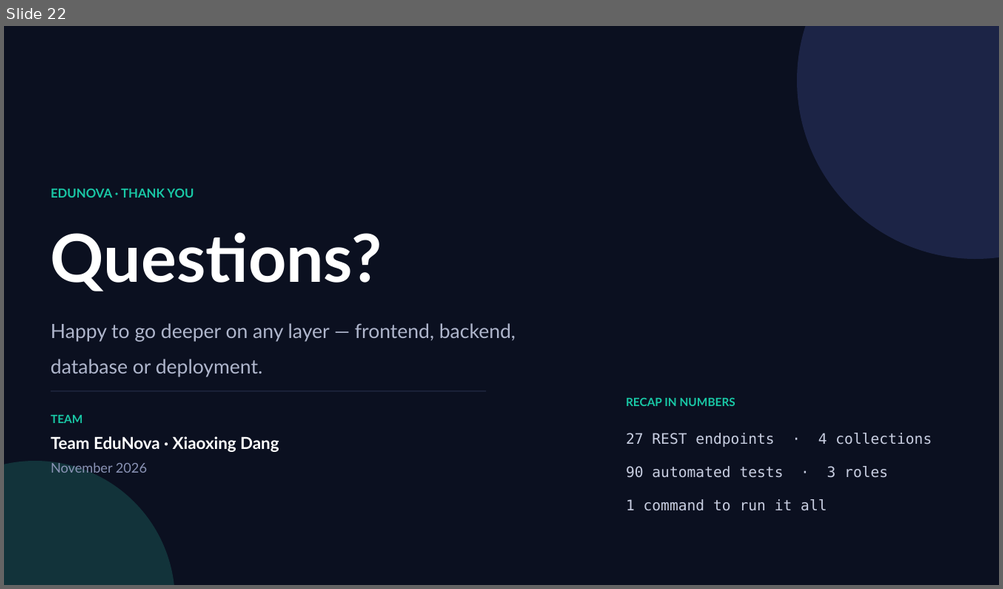
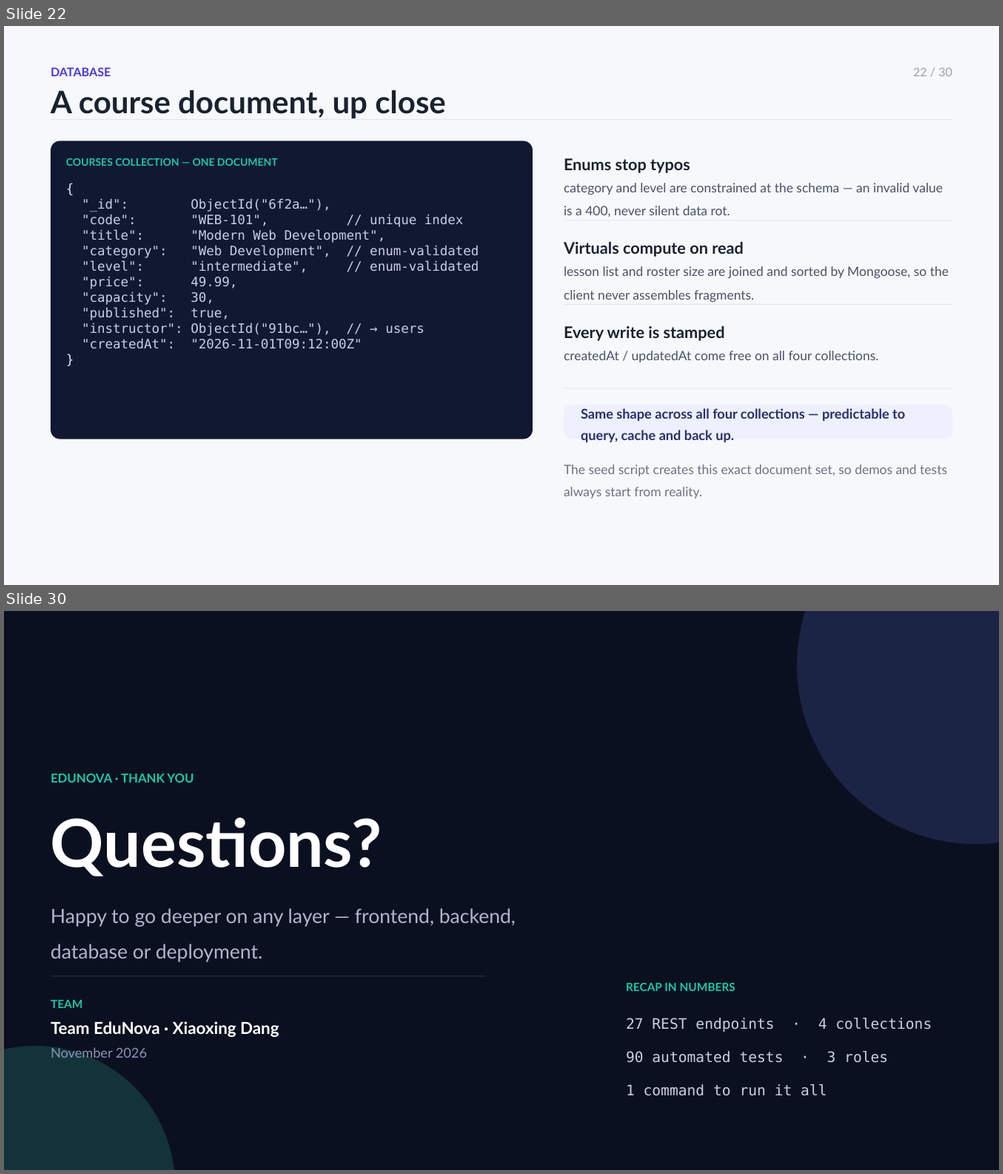
Before and after one commit to jackdangdev/LMS-web, a slide deck: docs/EduNova-Customer-Presentation.pptx. Shown one above the other, each under a label of ours: slide 22 before the commit, slides 22 and 30 after it; the slides between them are not shown. The pictures are 1003x589 and 1003x1174 pixels, drawn with LibreOffice and Linux fonts; fonts in the diff are those of the drawing. Boxes give left, top, right and bottom in pixels: in the first picture for what was removed or moved away, otherwise in the second. Text is boxed around its words. In the diff, an @@ line names an element or a change of style, - is before the commit and + after.

```diff
--- a/docs/EduNova-Customer-Presentation.pptx
+++ b/docs/EduNova-Customer-Presentation.pptx
@@ slide 22 added at box(4, 26, 999, 585), background #F7F8FC @@
@@ text added at box(51, 67, 111, 76), 11.5 pt, text #4A3AE0, bold @@
+DATABASE
@@ text added at box(913, 67, 952, 76), 11.5 pt, text #9AA1B4 @@
+22 / 30
@@ text added at box(51, 90, 446, 118), 30 pt, text #1A2230, bold @@
+A course document, up close
@@ rectangle added at box(51, 119, 951, 120), fill #E3E6EF @@
@@ rounded rectangle added at box(51, 141, 532, 440), fill #111832 @@
@@ text added at box(66, 158, 278, 166), 10 pt, text #19C8A6, bold @@
+COURSES COLLECTION — ONE DOCUMENT
@@ text added at box(563, 158, 690, 173), 15.5 pt, text #1A2230, bold @@
+Enums stop typos
@@ text added at box(66, 175, 517, 190), 12.5 pt, text #E6E9F5 @@
+{
@@ text added at box(82, 198, 330, 212), 12.5 pt, text #C9CFE2 @@
+"_id": ObjectId("6f2a…"),
@@ text added at box(563, 183, 942, 217), 12.5 pt, text #4A5268 @@
+category and level are constrained at the schema — an invalid value is a 400, never silent data rot.
@@ text added at box(82, 214, 464, 227), 12.5 pt, text #C9CFE2 @@
+"code": "WEB-101", // unique index
@@ rectangle added at box(563, 220, 952, 221), fill #E3E6EF @@
@@ text added at box(82, 230, 386, 243), 12.5 pt, text #C9CFE2 @@
+"title": "Modern Web Development",
@@ text added at box(82, 245, 478, 258), 12.5 pt, text #C9CFE2 @@
+"category": "Web Development", // enum-validated
@@ text added at box(563, 242, 743, 257), 15.5 pt, text #1A2230, bold @@
+Virtuals compute on read
@@ text added at box(82, 261, 478, 273), 12.5 pt, text #C9CFE2 @@
+"level": "intermediate", // enum-validated
@@ text added at box(563, 266, 948, 302), 12.5 pt, text #4A5268 @@
+lesson list and roster size are joined and sorted by Mongoose, so the client never assembles fragments.
@@ text added at box(82, 276, 237, 289), 12.5 pt, text #C9CFE2 @@
+"price": 49.99,
@@ text added at box(82, 292, 214, 305), 12.5 pt, text #C9CFE2 @@
+"capacity": 30,
@@ text added at box(82, 307, 230, 321), 12.5 pt, text #C9CFE2 @@
+"published": true,
@@ rectangle added at box(563, 304, 952, 305), fill #E3E6EF @@
@@ text added at box(82, 323, 424, 336), 12.5 pt, text #C9CFE2 @@
+"instructor": ObjectId("91bc…"), // → users
@@ text added at box(563, 326, 725, 341), 15.5 pt, text #1A2230, bold @@
+Every write is stamped
@@ text added at box(66, 346, 517, 360), 12.5 pt, text #E6E9F5 @@
+}
@@ text added at box(82, 338, 361, 349), 12.5 pt, text #C9CFE2 @@
+"createdAt": "2026-11-01T09:12:00Z"
@@ text added at box(563, 351, 878, 363), 12.5 pt, text #4A5268 @@
+createdAt / updatedAt come free on all four collections.
@@ rectangle added at box(563, 388, 952, 389), fill #E3E6EF @@
@@ rounded rectangle added at box(563, 405, 952, 440), fill #EEF0FF @@
@@ text added at box(580, 409, 905, 443), 13 pt, text #2A2F6B, bold @@
+Same shape across all four collections — predictable to query, cache and back up.
@@ text added at box(563, 465, 947, 499), 12.5 pt, text #6B7385 @@
+The seed script creates this exact document set, so demos and tests always start from reality.
@@ what was slide 22 is now slide 30 @@
```
Also in this commit, not shown: 20 slides changed, 7 other slides added, 1 other file.
